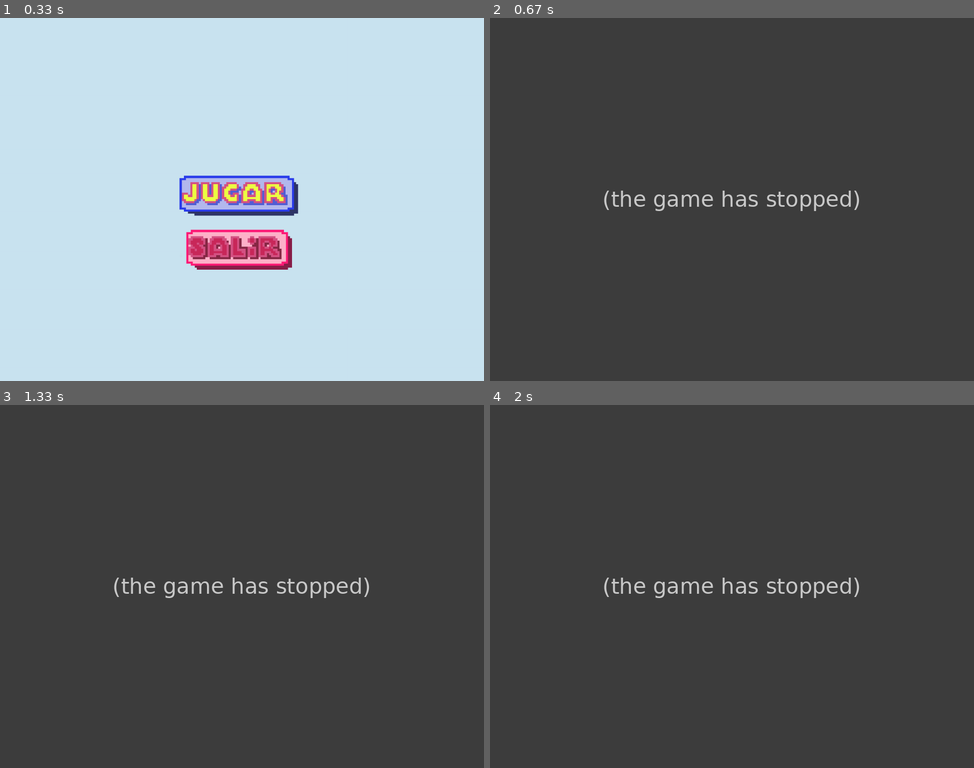
Above: before the commit, frames 1-4 (two rows, left to right).
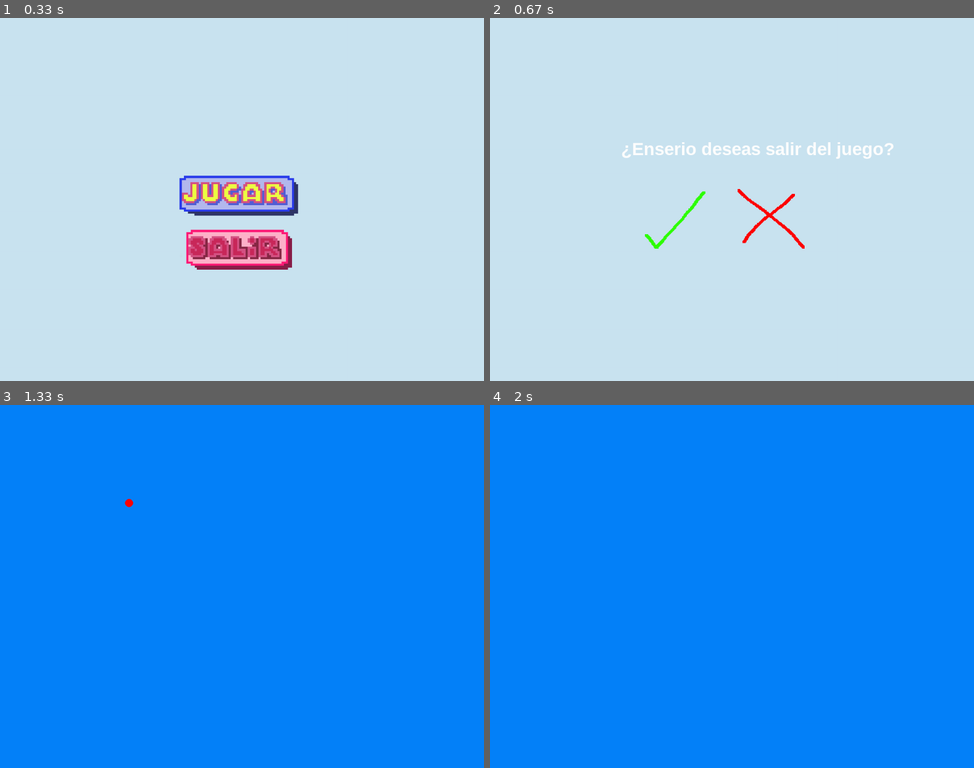
Above: after the commit, the same moments.

Repository: Jol-XD/Corre-Paco-Corre
Game: pygame game, started from proyecto/Menu.py
Same seed, same stepped clock (60 frames per second), same inputs: the game is played once before the commit and once after it.
Inputs (mouse positions are in pixels of both pictures, inside the frame that each line leads up to):
- Up to frame 1 (0.33 s): no input
- Up to frame 2 (0.67 s): press the mouse at (727, 250) at 0.37 s; move the mouse to (751, 181) at 0.47 s; release the mouse at (775, 112) at 0.6 s
- Up to frame 3 (1.33 s): press the mouse at (280, 608) at 0.7 s; move the mouse to (280, 550) at 0.8 s; release the mouse at (285, 492) at 0.93 s; press the mouse at (237, 582) at 1.03 s; move the mouse to (266, 582) at 1.13 s; release the mouse at (295, 586) at 1.27 s
- Up to frame 4 (2 s): hold Up 1.33-1.63 s

Frame 1 is identical in both runs. In frame 2, 100% of the frame differs, in the area x 0-100%, y 0-100%; in frame 3, 100%; in frame 4, 100%.
Before the commit the program exited at 0.6 s; later frames show no game.

Commit message:
Cambio de mensaje y si

Diff:
--- a/proyecto/Menu.py
+++ b/proyecto/Menu.py
@@ -32,9 +32,32 @@
 jugar_presionado_img = pygame.image.load('proyecto/sprites/jugar02.png').convert_alpha()
 salir_img = pygame.image.load('proyecto/sprites/SALIR1.png').convert_alpha()
 salir_presionado_img = pygame.image.load('proyecto/sprites/boton_play.png').convert_alpha()
+No_img = pygame.image.load('proyecto/sprites/X.png').convert_alpha()
+Si_img = pygame.image.load('proyecto/sprites/si.png').convert_alpha()
 
 jugar_btn = Boton(445, 391, jugar_img, 5.25)
 salir_btn = Boton(446, 525, salir_img, 5.25)
+yes_btn = Boton(350, 400, Si_img, 2)
+no_btn = Boton(600, 400, No_img, 2)
+
+def mostrar_mensaje_salida():
+    pantalla.fill((202, 228, 241))
+    mensaje = "¿Enserio deseas salir del juego?"
+    font = pygame.font.SysFont("arialblack", 40)
+    draw_text(mensaje, font, (255, 255, 255), 325, 300)
+
+
+    while True:
+        for event in pygame.event.get():
+            if event.type == pygame.MOUSEBUTTONDOWN:
+                if yes_btn.rect.collidepoint(event.pos):
+                    return True
+                elif no_btn.rect.collidepoint(event.pos):
+                    return False
+
+        yes_btn.draw()
+        no_btn.draw()
+        pygame.display.update()
 
 def draw_text(text, font, text_col, x, y):
     img = font.render(text, True, text_col)
@@ -58,7 +81,8 @@
                 cambiar_a_juego()
             if salir_btn.clicked:
                 salir_btn.clicked = False
-                salir_del_juego()
+                if mostrar_mensaje_salida():
+                    run = False
 
     if jugar_btn.clicked:
         jugar_btn.image = pygame.transform.scale(jugar_presionado_img, (int(jugar_img.get_width() * 5.25), int(jugar_img.get_height() * 5.25)))
--- a/proyecto/Menu_Prueba.py
+++ b/proyecto/Menu_Prueba.py
@@ -42,7 +42,7 @@
 
 def mostrar_mensaje_salida():
     pantalla.fill((202, 228, 241))
-    mensaje = "¿Deseas salir del juego?"
+    mensaje = "¿Enserio deseas salir del juego?"
     font = pygame.font.SysFont("arialblack", 40)
     draw_text(mensaje, font, (255, 255, 255), 325, 300)
 
